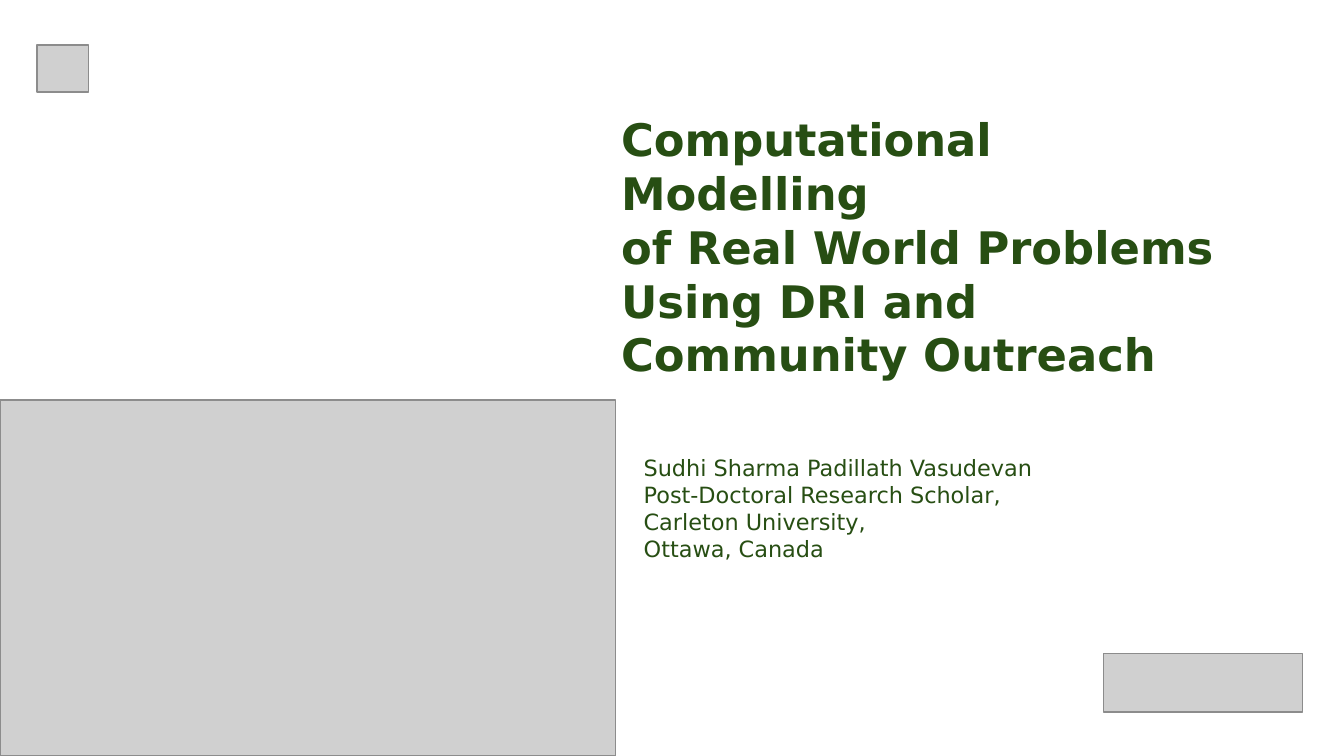
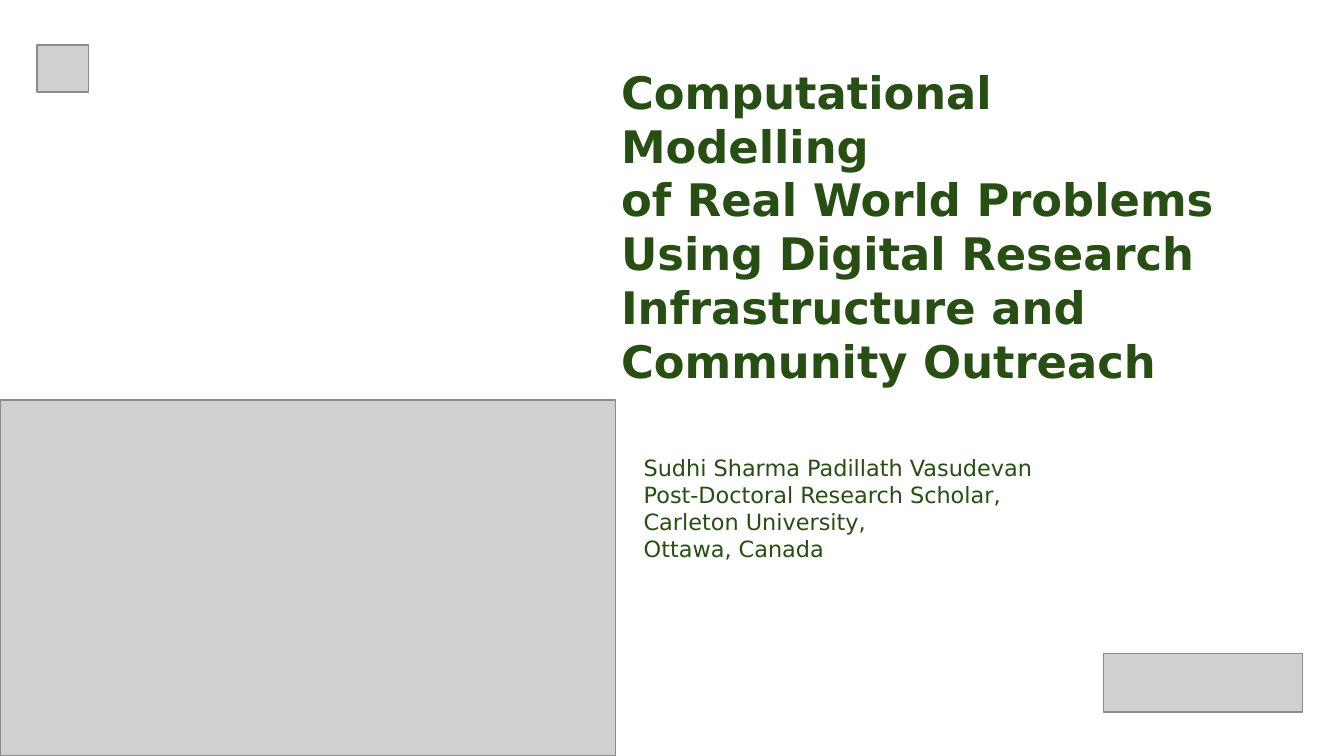
Before and after one commit to sudhipv/EDIA-Champion2024, a slide deck: slide 1 of OLS-graduation/Sudhi_OLS.pptx. Drawn at 1344x756 pixels with LibreOffice and Linux fonts; fonts in the diff are those of the drawing; grey boxes stand for pictures; background and template pictures are left out. Boxes give left, top, right and bottom in pixels: in the first picture for what was removed or moved away, otherwise in the second. Text is boxed around its words. In the diff, an @@ line names an element or a change of style, - is before the commit and + after.

```diff
--- a/OLS-graduation/Sudhi_OLS.pptx
+++ b/OLS-graduation/Sudhi_OLS.pptx
@@ title "Computational Modelling": place and size @@
-title "Computational Modelling" at <box>621,122,1214,381</box>
+title "Computational Modelling" at <box>621,75,1214,388</box>
@@ title at <box>621,182,1214,388</box>: text changed @@
-of Real World Problems Using DRI and Community Outreach
+of Real World Problems Using Digital Research Infrastructure and Community Outreach
```
Also in this commit, not shown: 1 other slide changed, 1 other file.
